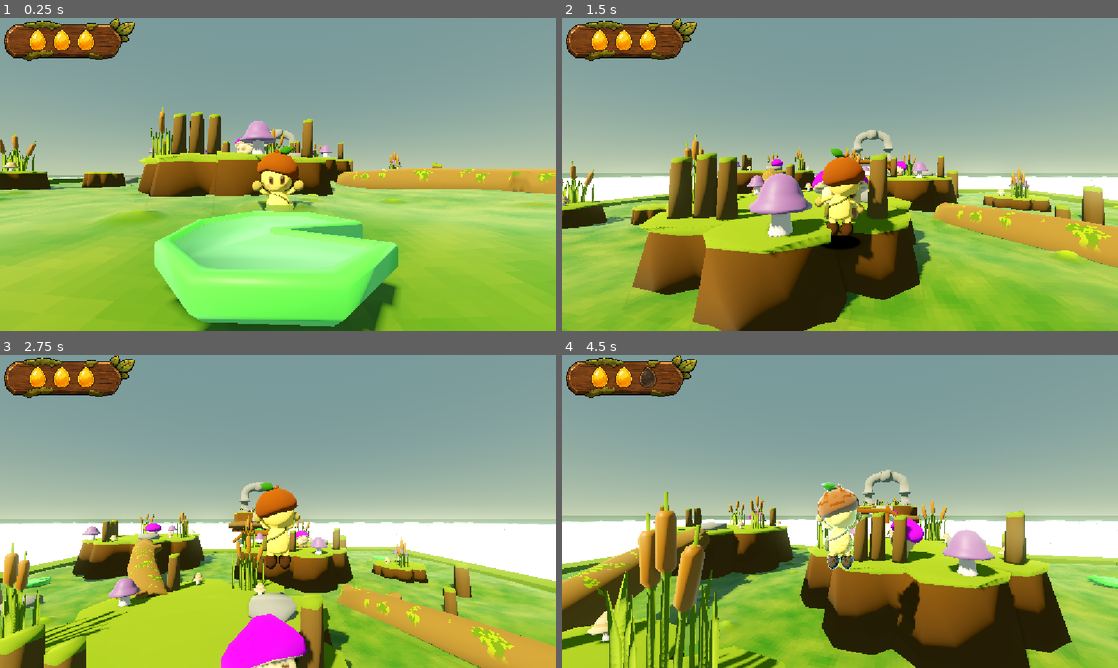
Above: before the commit, frames 1-4 (two rows, left to right).
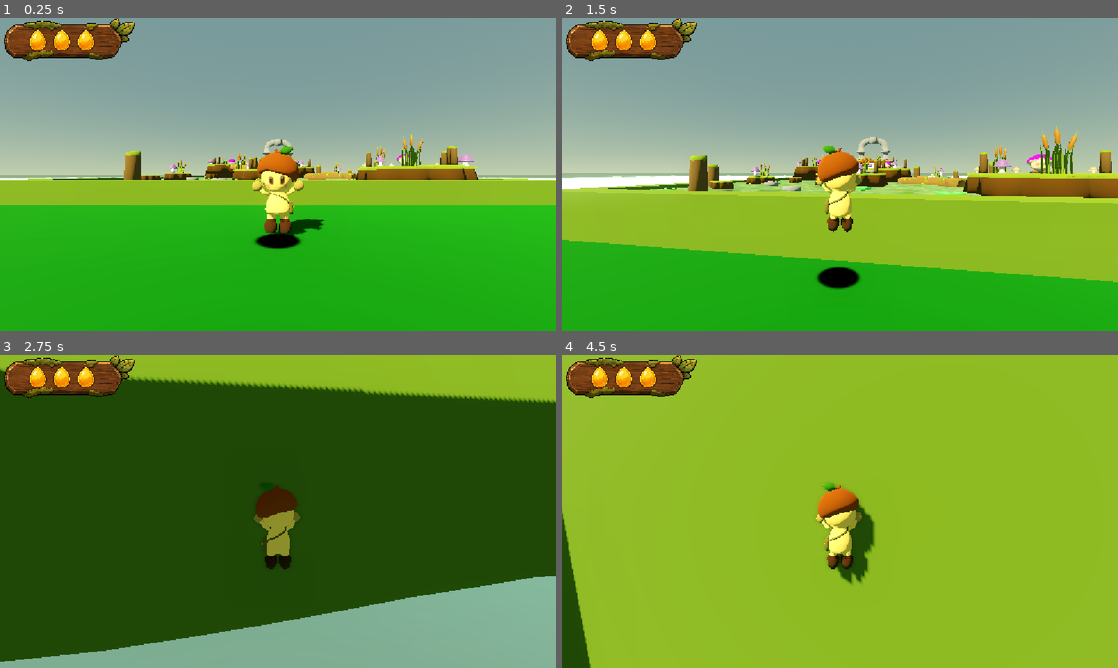
Above: after the commit, the same moments.

Repository: Dempsey845/the-courier
Game: Godot game, scene res://World/world.tscn
The game is run twice, just before and just after one commit, with the same random seed, the same clock (stepped at 60 frames per second) and the same inputs.
Inputs (mouse positions are in pixels of both pictures, inside the frame that each line leads up to):
- Up to frame 1 (0.25 s): no input
- Up to frame 2 (1.5 s): move the mouse to (867, 174) at 0.52 s; hold Space (jump) 0.53-1.28 s; hold W (move_forward) from 0.53 s (still down); move the mouse to (812, 174) at 1.27 s; click (812, 174) at 1.35 s
- Up to frame 3 (2.75 s): keep holding W (move_forward); tap Space (jump) at 1.52, 1.55, 1.82 s; move the mouse to (289, 505) at 2.02 s; hold Space (jump) from 2.03 s (still down); tap E (interact) at 2.1 s
- Up to frame 4 (4.5 s): keep holding W (move_forward); move the mouse to (834, 517) at 2.77 s; release Space (jump) at 2.78 s; tap Space (jump) at 2.85, 3.02, 3.32 s; move the mouse to (878, 514) at 3.52 s; hold Space (jump) 3.53-4.28 s; click (878, 514) at 3.6 s; move the mouse to (795, 508) at 4.27 s; tap E (interact) at 4.35 s

The runs differ from the first frame. In frame 1, 56% of the frame differs, in the area x 0-100%, y 28-100%; in frame 2, 52%; in frame 3, 96%, in the area x 0-100%, y 0-100%; in frame 4, 92%.

Commit message:
Gave the player a death animation and state.

Diff:
--- a/Enemies/Puffcap/spore_hitbox.tscn
+++ b/Enemies/Puffcap/spore_hitbox.tscn
@@ -8,6 +8,7 @@
 
 [node name="SporeHitbox" type="Area3D" unique_id=2137302131]
 script = ExtResource("1_c5un8")
+start_delay = 2.0
 active = false
 source = "puffcap"
 metadata/_custom_type_script = "uid://deroukfpp2mia"
--- a/Player/pip_model.gd
+++ b/Player/pip_model.gd
@@ -8,6 +8,7 @@
 var state_machine: AnimationNodeStateMachinePlayback
 var current_movement_blend: float = 0.0
 var is_landing: bool = false
+var is_dead: bool = false
 
 
 func _ready() -> void:
@@ -26,6 +27,13 @@
 				animation_tree.set("parameters/HitShot/request", AnimationNodeOneShot.ONE_SHOT_REQUEST_FIRE)
 			"puffcap":
 				animation_tree.set("parameters/CoughShot/request", AnimationNodeOneShot.ONE_SHOT_REQUEST_FIRE)
+	)
+
+	var health: Health = player.get_node("Health")
+
+	health.death.connect(func():
+		travel_to("Death")
+		is_dead = true
 	)
 
 	travel_to("Movement")
@@ -100,6 +108,9 @@
 	if state_machine.get_current_node() == state_name:
 		return
 
+	if is_dead:
+		return
+
 	state_machine.travel(state_name)
 
 
--- a/Player/pip_model.tscn
+++ b/Player/pip_model.tscn
@@ -23,6 +23,9 @@
 fadein_time = 0.1
 fadeout_time = 0.1
 
+[sub_resource type="AnimationNodeAnimation" id="AnimationNodeAnimation_5o0o3"]
+animation = &"Armature|Death"
+
 [sub_resource type="AnimationNodeAnimation" id="AnimationNodeAnimation_exmgt"]
 animation = &"Armature|Fall"
 
@@ -30,7 +33,7 @@
 animation = &"Armature|Jump"
 
 [sub_resource type="AnimationNodeAnimation" id="AnimationNodeAnimation_wisk6"]
-animation = &"Armature|Land"
+animation = &"Armature|Fall"
 
 [sub_resource type="AnimationNodeAnimation" id="AnimationNodeAnimation_qhan0"]
 animation = &"Armature|Walk"
@@ -78,7 +81,21 @@
 [sub_resource type="AnimationNodeStateMachineTransition" id="AnimationNodeStateMachineTransition_femmi"]
 xfade_time = 0.2
 
+[sub_resource type="AnimationNodeStateMachineTransition" id="AnimationNodeStateMachineTransition_ih8eg"]
+xfade_time = 0.2
+
+[sub_resource type="AnimationNodeStateMachineTransition" id="AnimationNodeStateMachineTransition_2ml12"]
+xfade_time = 0.2
+
+[sub_resource type="AnimationNodeStateMachineTransition" id="AnimationNodeStateMachineTransition_u2w65"]
+xfade_time = 0.2
+
+[sub_resource type="AnimationNodeStateMachineTransition" id="AnimationNodeStateMachineTransition_87cub"]
+xfade_time = 0.2
+
 [sub_resource type="AnimationNodeStateMachine" id="AnimationNodeStateMachine_hv07e"]
+states/Death/node = SubResource("AnimationNodeAnimation_5o0o3")
+states/Death/position = Vector2(127, 255)
 states/End/position = Vector2(1109, 100)
 states/Fall/node = SubResource("AnimationNodeAnimation_exmgt")
 states/Fall/position = Vector2(491, 263)
@@ -89,12 +106,12 @@
 states/Movement/node = SubResource("AnimationNodeBlendSpace1D_e7dl7")
 states/Movement/position = Vector2(127, 100)
 states/Start/position = Vector2(-83, 100)
-transitions = ["Jump", "Land", SubResource("AnimationNodeSta …(678 unchanged characters)… mationNodeStateMachineTransition_femmi")]
-graph_offset = Vector2(-173, -126)
+transitions = ["Jump", "Land", SubResource("AnimationNodeSta …(678 unchanged characters)… mationNodeStateMachineTransition_femmi"), "Movement", "Death", SubResource("AnimationNodeStateMachineTransition_ih8eg"), "Land", "Death", SubResource("AnimationNodeStateMachineTransition_2ml12"), "Fall", "Death", SubResource("AnimationNodeStateMachineTransition_u2w65"), "Jump", "Death", SubResource("AnimationNodeStateMachineTransition_87cub")]
+graph_offset = Vector2(26, -110)
 
 [sub_resource type="AnimationNodeBlendTree" id="AnimationNodeBlendTree_xrivr"]
-graph_offset = Vector2(7.701294, -20.317627)
-nodes/output/position = Vector2(1260, 300)
+graph_offset = Vector2(-59.24756, 29.375175)
+nodes/output/position = Vector2(1200, 280)
 nodes/MovementStateMachine/node = SubResource("AnimationNodeStateMachine_hv07e")
 nodes/MovementStateMachine/position = Vector2(40, 40)
 nodes/CoughShot/node = SubResource("AnimationNodeOneShot_5o0o3")
@@ -110,53 +127,55 @@
 [node name="PipModel" unique_id=1483251585 instance=ExtResource("1_exmgt")]
 script = ExtResource("2_qhan0")
 
-[node name="Skeleton3D" parent="Armature" parent_id_path=PackedInt32Array(440434288) index="0" unique_id=1904976966]
-bones/0/rotation = Quaternion(0.70549303, 0.048134007, -0.048130397, 0.70544046)
-bones/1/rotation = Quaternion(9.516366e-06, 4.099462e-06, -0.8112242, 0.5847353)
+[node name="Skeleton3D" parent="Armature" parent_id_path=PackedInt32Array(602824773) index="0" unique_id=582629169]
+bones/0/position = Vector3(0, 0, 0.00842651)
+bones/0/rotation = Quaternion(0.7071068, 0, 1.4542173e-11, 0.70710677)
+bones/1/rotation = Quaternion(-1.1142627e-07, -6.296286e-08, -0.7945218, 0.6072356)
 bones/2/position = Vector3(2.8838668e-10, 0.0020723885, -1.0812953e-16)
-bones/2/rotation = Quaternion(-0.016752597, 0.0012685439, -0.06575622, 0.9976944)
+bones/2/rotation = Quaternion(0.45013827, -0.8566662, -0.06727739, 0.242842)
 bones/2/scale = Vector3(1, 1, 1)
 bones/3/position = Vector3(4.3838676e-11, 0.0014552355, 1.3754577e-11)
-bones/3/rotation = Quaternion(0.029894287, 0.00057375623, -0.17464061, 0.98417825)
+bones/3/rotation = Quaternion(0.030123781, 0.00035502066, -0.11358668, 0.99307126)
 bones/3/scale = Vector3(1.0000001, 1, 0.99999994)
 bones/4/position = Vector3(4.5680495e-10, 0.001789615, -1.7652131e-11)
-bones/4/rotation = Quaternion(-0.013596629, -0.00025290516, -0.018594116, 0.99973464)
-bones/6/rotation = Quaternion(-7.736923e-12, 0, 0, 1)
-bones/7/rotation = Quaternion(-0.107924804, 0.014657805, -0.12472477, 0.98619527)
+bones/4/rotation = Quaternion(-0.013596651, -0.00025289765, -0.018594112, 0.99973464)
+bones/7/rotation = Quaternion(7.010441e-08, -4.2536257e-08, -0.12547068, 0.9920973)
 bones/9/rotation = Quaternion(-1.1142625e-07, 6.296289e-08, 0.79452187, 0.60723555)
 bones/10/position = Vector3(-2.8838668e-10, 0.0020723885, -1.0812953e-16)
-bones/10/rotation = Quaternion(-0.016453562, -0.0024914443, 0.15401277, 0.98792875)
+bones/10/rotation = Quaternion(0.44591135, 0.8694428, 0.056825846, 0.20494647)
 bones/10/scale = Vector3(1, 1, 1)
 bones/11/position = Vector3(-4.3838676e-11, 0.0014552355, 1.3754577e-11)
-bones/11/rotation = Quaternion(0.029805066, -0.00055678654, 0.18431765, 0.9824146)
+bones/11/rotation = Quaternion(0.0295186, -0.0007138742, 0.22839522, 0.9731206)
 bones/11/scale = Vector3(1.0000001, 1, 0.99999994)
 bones/12/position = Vector3(-4.5680495e-10, 0.001789615, -1.7652131e-11)
 bones/12/rotation = Quaternion(-0.013596631, 0.00025290548, 0.018594114, 0.99973464)
-bones/14/rotation = Quaternion(-0.3286605, 0.388084, -0.556178, 0.65729684)
+bones/14/position = Vector3(0, 4.1654857e-12, 0.008130639)
+bones/14/rotation = Quaternion(-0.41443524, 0.3093994, -0.6035023, 0.6068776)
 bones/15/position = Vector3(9.458485e-11, 0.0029883252, -1.3614111e-10)
-bones/15/rotation = Quaternion(-0.15618819, 0.010048208, -0.098941594, 0.982708)
+bones/15/rotation = Quaternion(-0.1561844, 0.0101035675, -0.09878875, 0.9827234)
 bones/16/position = Vector3(1.5057068e-11, 0.0012365765, 3.4642114e-10)
-bones/16/rotation = Quaternion(-0.09460931, -8.0083176e-08, 0.017061861, 0.99536824)
+bones/16/rotation = Quaternion(-0.094609305, -7.7674294e-08, 0.01706186, 0.99536824)
 bones/16/scale = Vector3(1.0000001, 1.0000001, 0.99999994)
 bones/17/position = Vector3(-4.986289e-11, 0.0017214572, -1.8755544e-10)
 bones/17/rotation = Quaternion(0.0017958808, 1.8439247e-08, -0.7071045, 0.70710677)
-bones/17/scale = Vector3(0.99999994, 1, 1)
-bones/19/rotation = Quaternion(-0.32858464, -0.38814852, 0.5561335, 0.6573344)
+bones/17/scale = Vector3(0.99999994, 0.9999999, 0.99999994)
+bones/19/position = Vector3(0, 4.1654857e-12, 0.008130639)
+bones/19/rotation = Quaternion(-0.41443524, -0.3093994, 0.6035023, 0.6068776)
 bones/20/position = Vector3(-9.458485e-11, 0.0029883252, -1.3614111e-10)
-bones/20/rotation = Quaternion(-0.15616617, -0.010373747, 0.09804282, 0.98279816)
+bones/20/rotation = Quaternion(-0.1561844, -0.0101035675, 0.09878875, 0.9827234)
 bones/21/position = Vector3(-1.5057068e-11, 0.0012365765, 3.4642114e-10)
-bones/21/rotation = Quaternion(-0.09460931, 8.008071e-08, -0.017061861, 0.99536824)
+bones/21/rotation = Quaternion(-0.094609305, 7.7674294e-08, -0.01706186, 0.99536824)
 bones/21/scale = Vector3(1.0000001, 1.0000001, 0.99999994)
 bones/22/position = Vector3(4.986289e-11, 0.0017214572, -1.8755544e-10)
 bones/22/rotation = Quaternion(0.0017958808, -1.8439247e-08, 0.7071045, 0.70710677)
-bones/22/scale = Vector3(0.99999994, 1, 1)
+bones/22/scale = Vector3(0.99999994, 0.9999999, 0.99999994)
 
-[node name="Sphere" parent="Armature/Skeleton3D" index="0" unique_id=1225627917 node_paths=PackedStringArray("player_model")]
+[node name="Sphere" parent="Armature/Skeleton3D" index="0" unique_id=1972577934 node_paths=PackedStringArray("player_model")]
 material_overlay = ExtResource("3_hn526")
 script = ExtResource("4_wisk6")
 player_model = NodePath("../../..")
 
-[node name="Sphere_001" parent="Armature/Skeleton3D" index="1" unique_id=1564201523]
+[node name="Sphere_001" parent="Armature/Skeleton3D" index="1" unique_id=1912051161]
 material_overlay = ExtResource("3_hn526")
 
 [node name="AnimationTree" type="AnimationTree" parent="." index="2" unique_id=1279154137]
--- a/Player/player.gd
+++ b/Player/player.gd
@@ -40,6 +40,9 @@
 var player_in_dialogue: bool
 var dialogue_npc: NPC
 
+var can_move: bool = true
+var jump_enabled: bool = true
+
 func _ready() -> void:
 	await get_tree().process_frame
 
@@ -73,7 +76,10 @@
 	if player_in_dialogue:
 		look_at_dialogue_npc(delta)
 	elif knockback_timer <= 0.0:
-		handle_movement(delta)
+		if can_move:
+			handle_movement(delta)
+		else:
+			decelerate_to_still(delta)
 
 	move_and_slide()
 
@@ -118,7 +124,7 @@
 
 func handle_jump() -> void:
 	var has_buffered_jump: bool = jump_buffer_timer > 0.0
-	var can_jump: bool = coyote_timer > 0.0
+	var can_jump: bool = coyote_timer > 0.0 and jump_enabled
 
 	if has_buffered_jump and can_jump:
 		velocity.y = jump_velocity
@@ -128,6 +134,25 @@
 
 		jump.emit()
 
+func decelerate_to_still(delta: float) -> void:
+	var horizontal_velocity: Vector3 = Vector3(
+		velocity.x,
+		0.0,
+		velocity.z
+	)
+
+	var current_deceleration: float = (
+		deceleration if is_on_floor()
+		else air_acceleration
+	)
+
+	horizontal_velocity = horizontal_velocity.move_toward(
+		Vector3.ZERO,
+		current_deceleration * delta
+	)
+
+	velocity.x = horizontal_velocity.x
+	velocity.z = horizontal_velocity.z
 
 func handle_movement(delta: float) -> void:
 	var input: Vector2 = Input.get_vector(
@@ -263,3 +288,8 @@
 
 func set_slow_movement(enabled: bool) -> void:
 	slow_movement_enabled = enabled
+
+func stop_moving() -> void:
+	can_move = false
+	jump_enabled = false
+	jump_buffer_timer = 0.0
--- a/Player/player_health_manager.gd
+++ b/Player/player_health_manager.gd
@@ -16,6 +16,10 @@
         protection_ended.emit()
     )
 
+    health.death.connect(func():
+        get_parent().stop_moving()
+    )
+
 func _on_damage_taken(_damage_amount, _new_health):
     health.can_damage = false
     protection_timer.start()
--- a/World/world.tscn
+++ b/World/world.tscn
@@ -1062,7 +1062,7 @@
 size = Vector3(1, 2.6000001, 1)
 
 [node name="Player" parent="." unique_id=67220391 instance=ExtResource("1_62w18")]
-transform = Transform3D(1, 0, 0, 0, 1, 0, 0, 0, 1, 0, 0.2, -69)
+transform = Transform3D(1, 0, 0, 0, 1, 0, 0, 0, 1, 0, 0.2, -45)
 
 [node name="GolemEnemy" parent="." unique_id=890047339 node_paths=PackedStringArray("target") instance=ExtResource("2_8a836")]
 transform = Transform3D(1, 0, 0, 0, 1, 0, 0, 0, 1, 0, 0, -14)
--- a/enemy.gd
+++ b/enemy.gd
@@ -69,7 +69,6 @@
 
 var wait_remaining: float = 0.0
 
-
 func _ready() -> void:
 	navigation_agent.path_desired_distance = 1.2
 	navigation_agent.target_desired_distance = 1.2
@@ -85,6 +84,14 @@
 	health.death.connect(func():
 		die()
 	)
+
+	if target:
+		var target_health = target.get_node_or_null("Health")
+		if target_health:
+			target_health.death.connect(func():
+				target = null
+				enter_idle()
+			)
 
 
 func _physics_process(delta: float) -> void:
Binary file changed: Player/Pip.fbx
